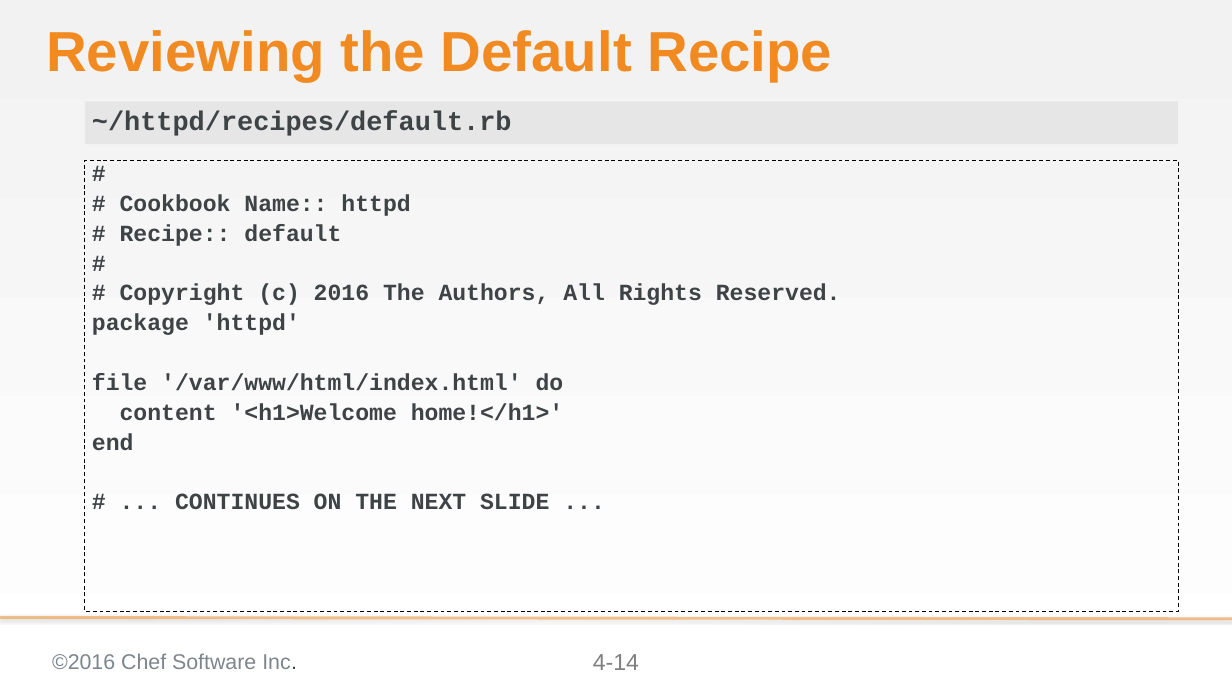
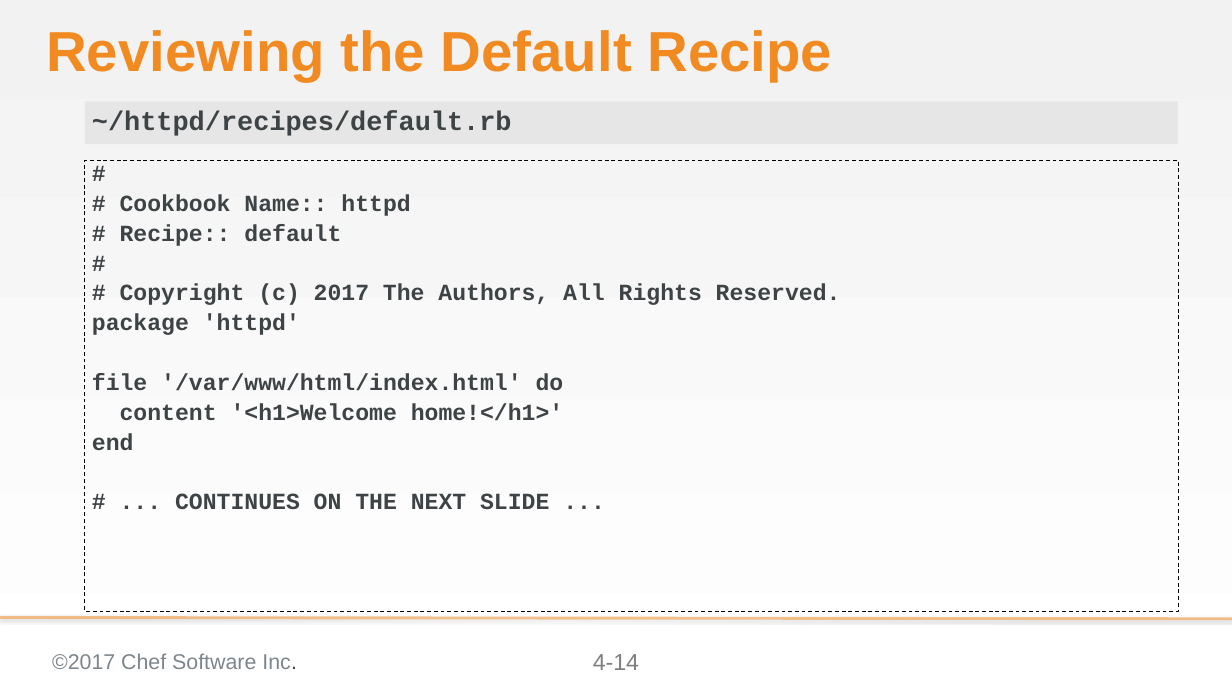
Before and after one commit to chef-training/extending_cookbooks, a slide deck: slide 14 of 04-creating_a_custom_resource.pptx. Drawn at 1232x693 pixels with LibreOffice and Linux fonts; fonts in the diff are those of the drawing; background and template pictures are left out. Boxes give left, top, right and bottom in pixels: in the first picture for what was removed or moved away, otherwise in the second. Text is boxed around its words. In the diff, an @@ line names an element or a change of style, - is before the commit and + after.

Commit message:
Updates the slides to new export and copyright year
The slides are now formatted for easy creation to handouts.
The copyright year is 2017.

```diff
--- a/04-creating_a_custom_resource.pptx
+++ b/04-creating_a_custom_resource.pptx
@@ text at <box>120,284,841,305</box>: text changed @@
-# Copyright (c) 2016 The Authors, All Rights Reserved.
+# Copyright (c) 2017 The Authors, All Rights Reserved.
@@ text at <box>52,653,297,669</box>: text changed @@
-©2016 Chef Software Inc.
+©2017 Chef Software Inc.
```
Also in this commit, not shown: 63 other slides changed, 21 other files.
